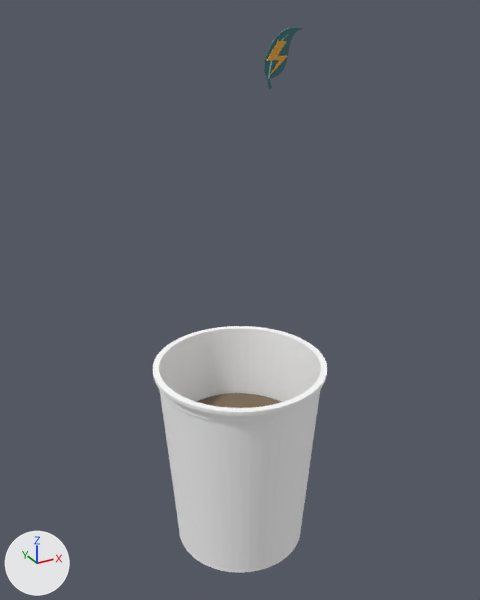
One commit to the glTF model cafeina.glb: the scene before it, then after it.
Before and after are seen from a 50 mm camera at (-4.71, -8.66, 8.98) aimed at (0.09, 0.06, 4.62). The lights are fixed; the arrows at lower left show +X, +Y and +Z. The older version comes first. Where no turn or scale is listed for an object, it has been applied to the vertices.

Objects in the first picture: 'obj_2', 'path182'.
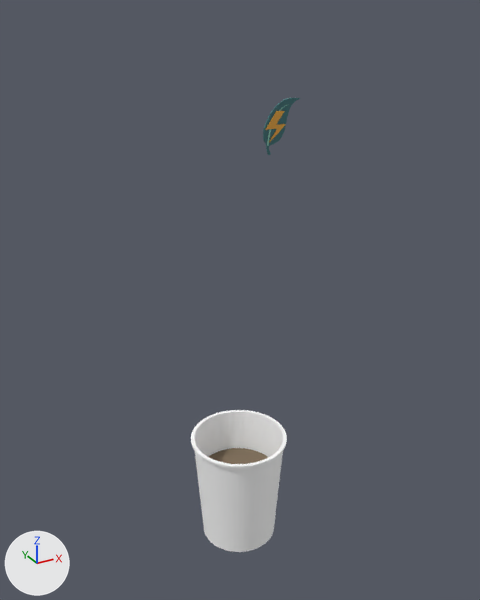
What differs and where, as boxes (x1, y1, x2, y2) in the pictures (480 x 600 px):
'obj_2', rescaled (45% narrower, 42% shorter): before (153, 326, 327, 573); after (191, 410, 287, 552)
'path182', moved: before (264, 27, 302, 89); after (263, 98, 300, 155)

What the commit changed:
Object 'path182' (ob_path182) moves from (0.01, 0.01, 7.4) to (0.01, 0.01, 6.45).
Object 'obj_2' (ob_obj_2) is rescaled from (0.0347, 0.0347, 0.0347) to (0.0202, 0.0202, 0.0202).
